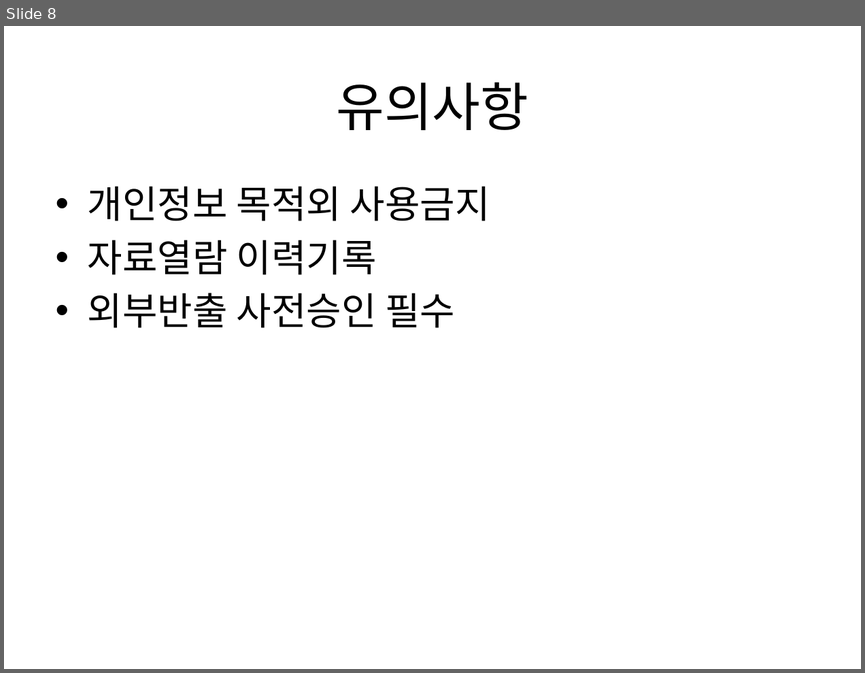
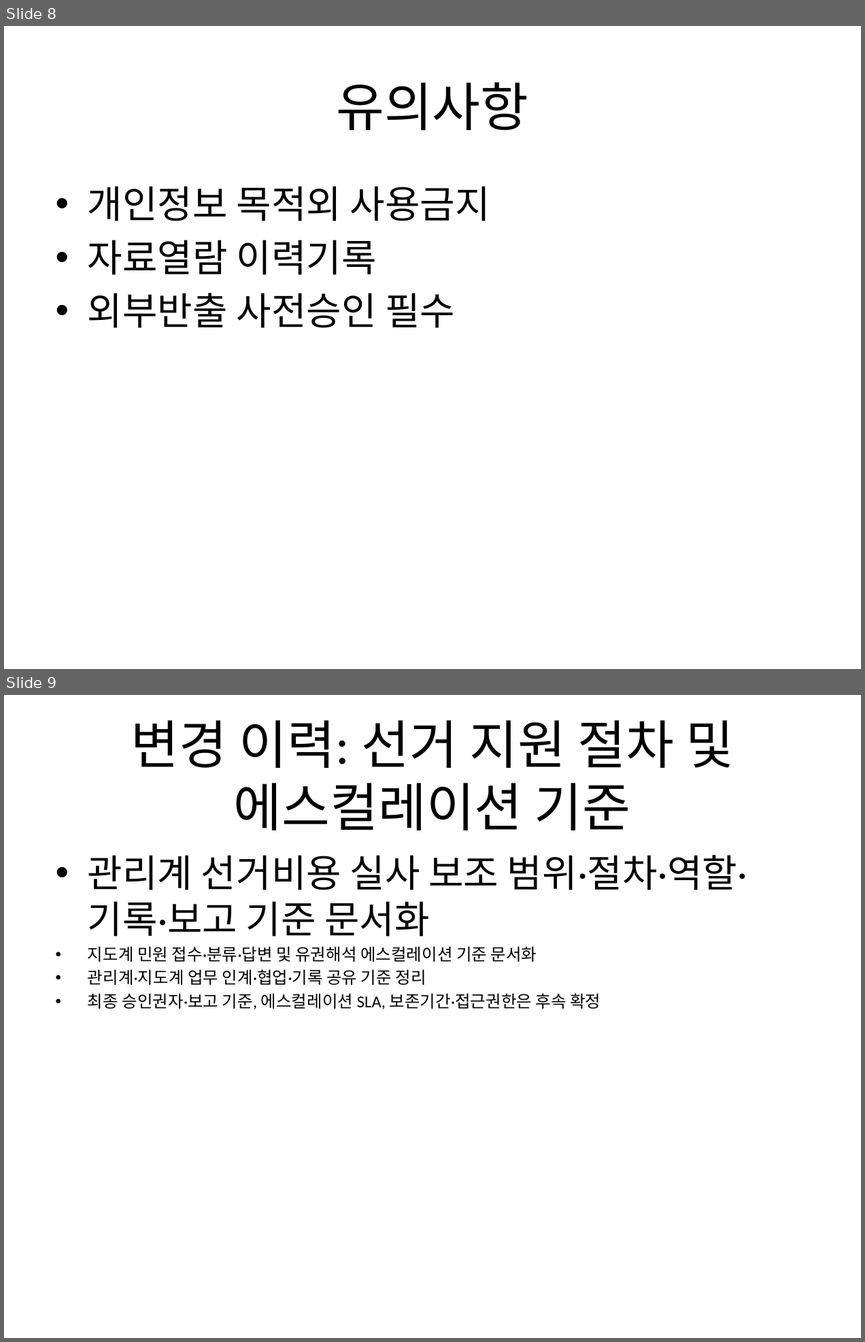
Before and after one commit to Abraxaspark91/n8n_termpjt, a slide deck: scenarios/S10_election_office_support/deliverables/선관위_업무브리핑_덱.pptx. Shown one above the other, each under a label of ours: slide 8 before the commit, slides 8 and 9 after it. The pictures are 865x673 and 865x1342 pixels, drawn with LibreOffice and Linux fonts; fonts in the diff are those of the drawing. Boxes give left, top, right and bottom in pixels: in the first picture for what was removed or moved away, otherwise in the second. Text is boxed around its words. In the diff, an @@ line names an element or a change of style, - is before the commit and + after.

```diff
--- a/scenarios/S10_election_office_support/deliverables/선관위_업무브리핑_덱.pptx
+++ b/scenarios/S10_election_office_support/deliverables/선관위_업무브리핑_덱.pptx
@@ slide 9 added at [4,695,861,1338], background #FFFFFF @@
@@ title added at [130,720,734,830], 44 pt, text #000000 @@
+변경 이력: 선거 지원 절차 및 에스컬레이션 기준
@@ text added at [88,855,747,1009], 14 pt, text #000000 @@
+• 관리계 선거비용 실사 보조 범위·절차·역할·기록·보고 기준 문서화
+• 지도계 민원 접수·분류·답변 및 유권해석 에스컬레이션 기준 문서화
+• 관리계·지도계 업무 인계·협업·기록 공유 기준 정리
+• 최종 승인권자·보고 기준, 에스컬레이션 SLA, 보존기간·접근권한은 후속 확정
```
Also in this commit, not shown: 8 other files.
